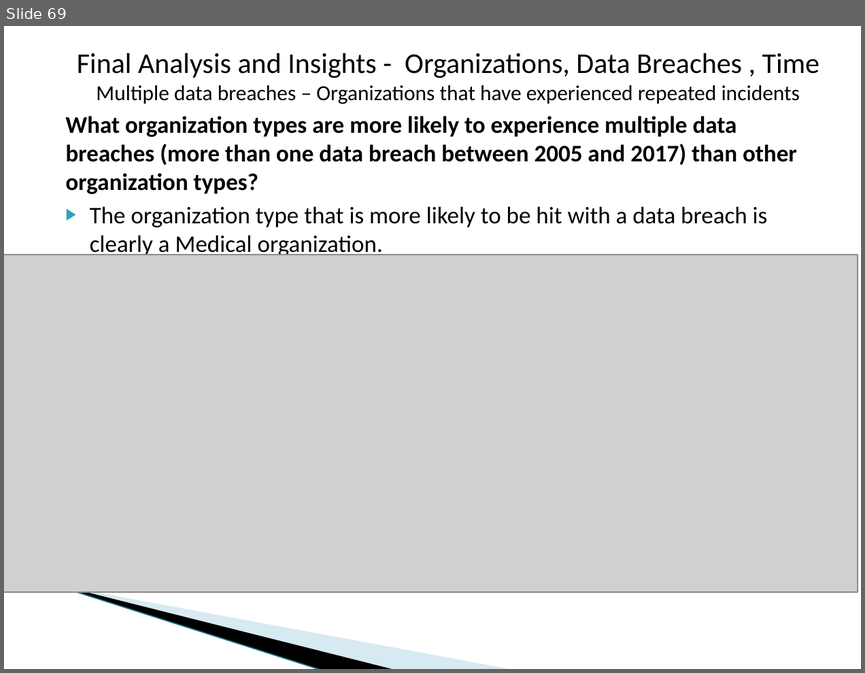
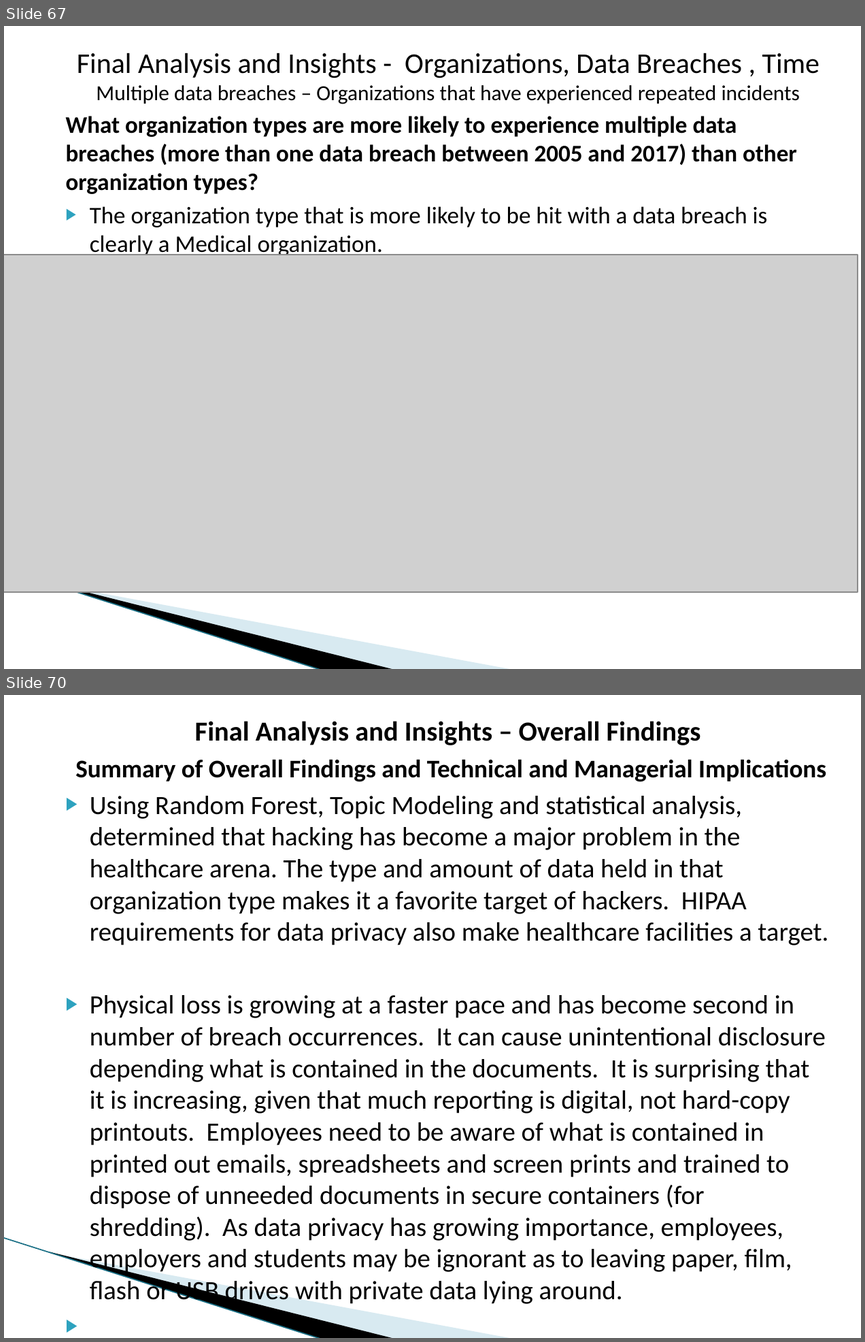
Before and after one commit to dmrod01/Capstone, a slide deck: Final Analysis - Data Capstone Project - Data Breaches.pptx. Shown one above the other, each under a label of ours: slide 69 before the commit, slides 67 and 70 after it; the slides between them are not shown. The pictures are 865x673 and 865x1342 pixels, drawn with LibreOffice and Linux fonts; fonts in the diff are those of the drawing; grey boxes stand for pictures; background and template pictures are left out. Boxes give left, top, right and bottom in pixels: in the first picture for what was removed or moved away, otherwise in the second. Text is boxed around its words. In the diff, an @@ line names an element or a change of style, - is before the commit and + after.

```diff
--- a/Final Analysis - Data Capstone Project - Data Breaches.pptx
+++ b/Final Analysis - Data Capstone Project - Data Breaches.pptx
@@ slide 70 added at [4, 695, 861, 1338], background #FFFFFF; not listed: 3 template elements that a slide beside it also shows @@
@@ text added at [75, 721, 828, 1306], 22.2 pt, text #000000 @@
+Final Analysis and Insights – Overall Findings
+Summary of Overall Findings and Technical and Managerial Implications
+▶ Using Random Forest, Topic Modeling and statistical analysis, determined that hacking has become a major problem in the healthcare arena. The type and amount of data held in that organization type makes it a favorite target of hackers. HIPAA requirements for data privacy also make healthcare facilities a target.
+▶ Physical loss is growing at a faster pace and has become second in number of breach occurrences. It can cause unintentional disclosure depending what is contained in the documents. It is surprising that it is increasing, given that much reporting is digital, not hard-copy printouts. Employees need to be aware of what is contained in printed out emails, spreadsheets and screen prints and trained to dispose of unneeded documents in secure containers (for shredding). As data privacy has growing importance, employees, employers and students may be ignorant as to leaving paper, film, flash or USB drives with private data lying around.
@@ what was slide 69 is now slide 67 @@
```
Also in this commit, not shown: 6 slides changed, 3 other slides added, 1 slide removed.
